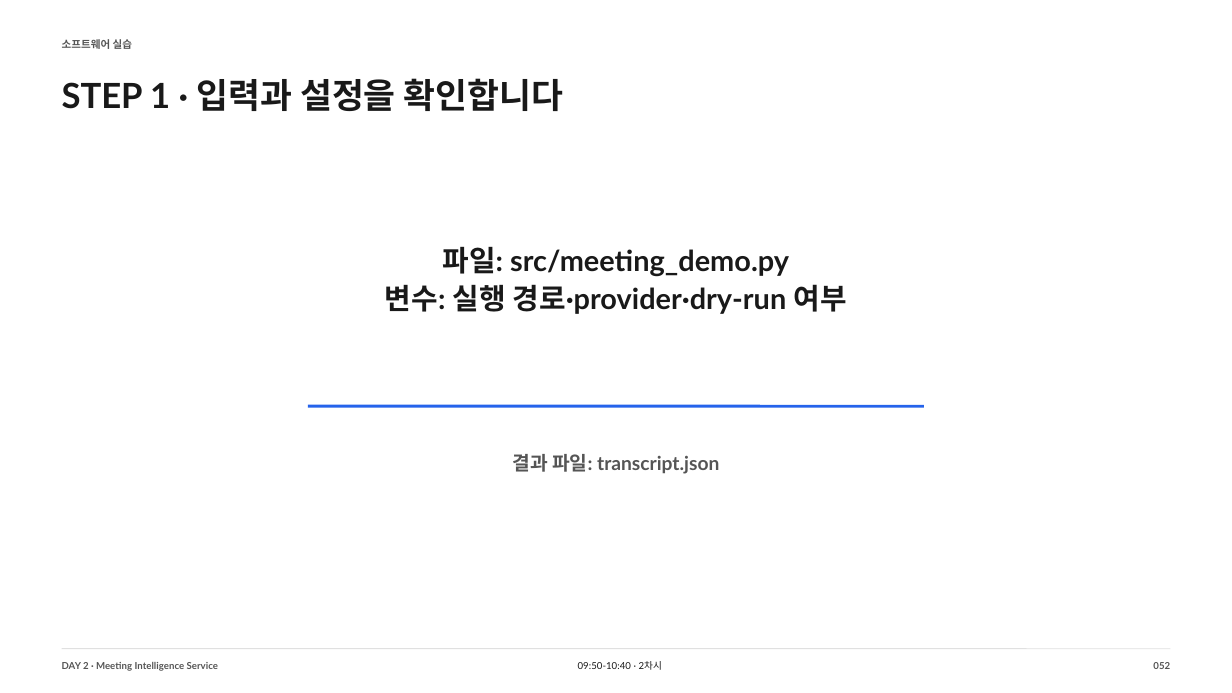
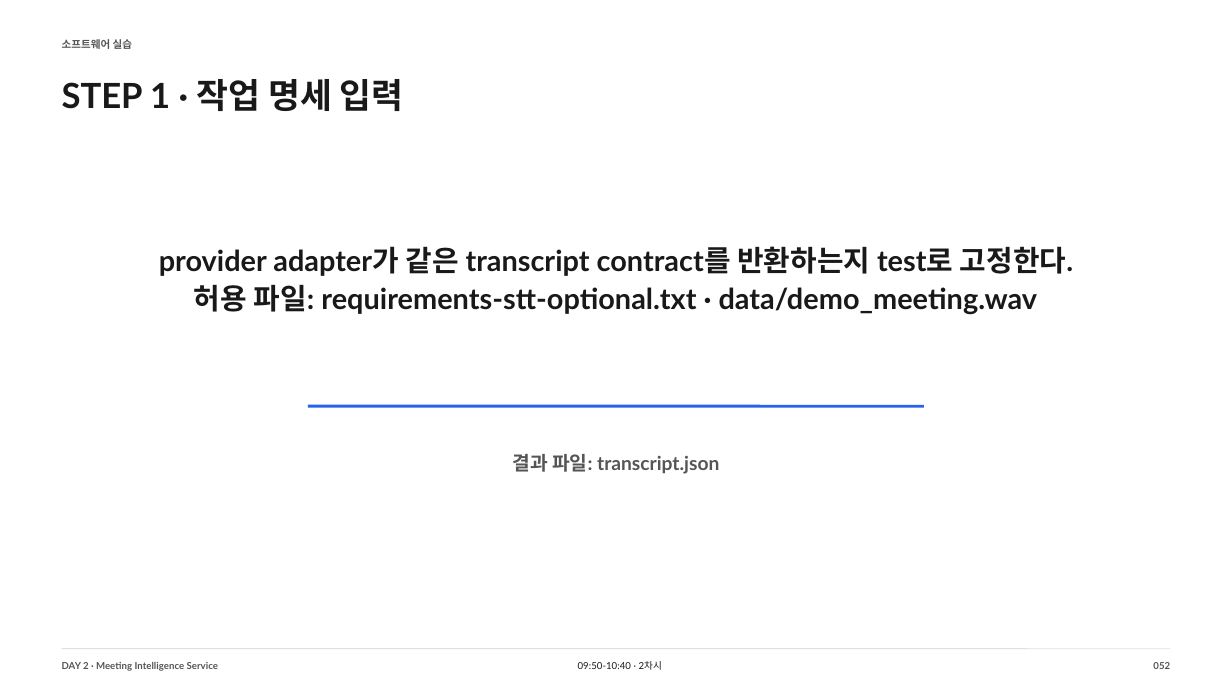
Before and after one commit to smilesjcha/llm-agent-and-workflow-automation, a slide deck: slide 52 of slides/IPA_LLM_Agent_업무자동화_Day2_MUSINSA_DRAFT_240p.pptx. Drawn at 1232x693 pixels with LibreOffice and Linux fonts; fonts in the diff are those of the drawing. Boxes give left, top, right and bottom in pixels: in the first picture for what was removed or moved away, otherwise in the second. Text is boxed around its words. In the diff, an @@ line names an element or a change of style, - is before the commit and + after.

```diff
--- a/slides/IPA_LLM_Agent_업무자동화_Day2_MUSINSA_DRAFT_240p.pptx
+++ b/slides/IPA_LLM_Agent_업무자동화_Day2_MUSINSA_DRAFT_240p.pptx
@@ text at [62, 79, 404, 111]: text changed @@
-STEP 1 · 입력과 설정을 확인합니다
+STEP 1 · 작업 명세 입력
@@ text at [159, 246, 1073, 315]: text changed @@
-파일: src/meeting_demo.py
-변수: 실행 경로·provider·dry-run 여부
+provider adapter가 같은 transcript contract를 반환하는지 test로 고정한다.
+허용 파일: requirements-stt-optional.txt · data/demo_meeting.wav
```
Also in this commit, not shown: 239 other slides changed, 7 other files.
